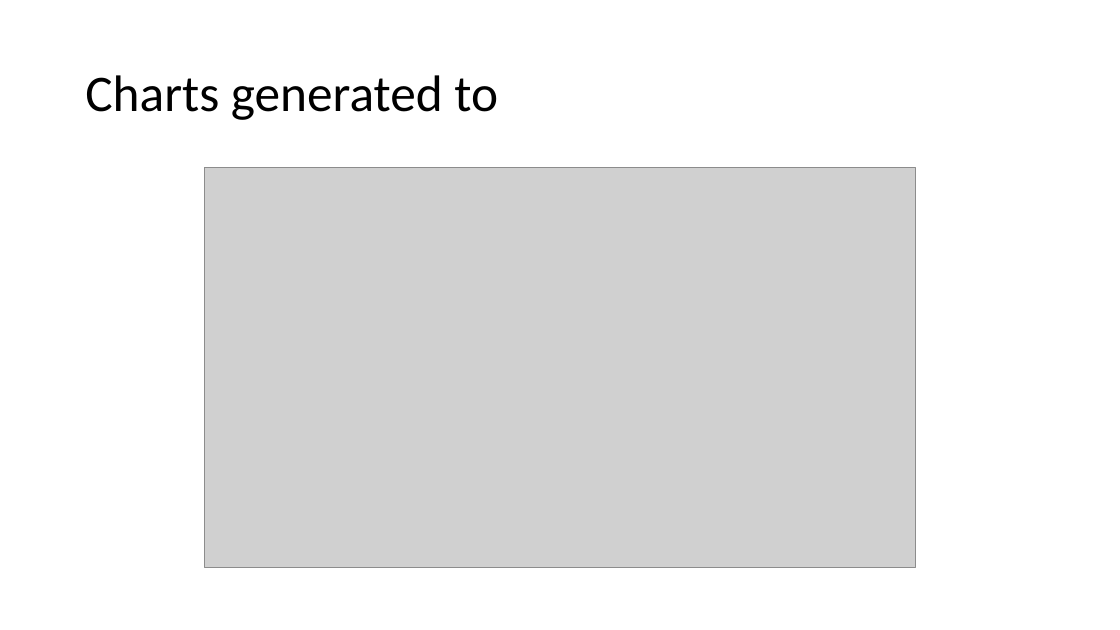
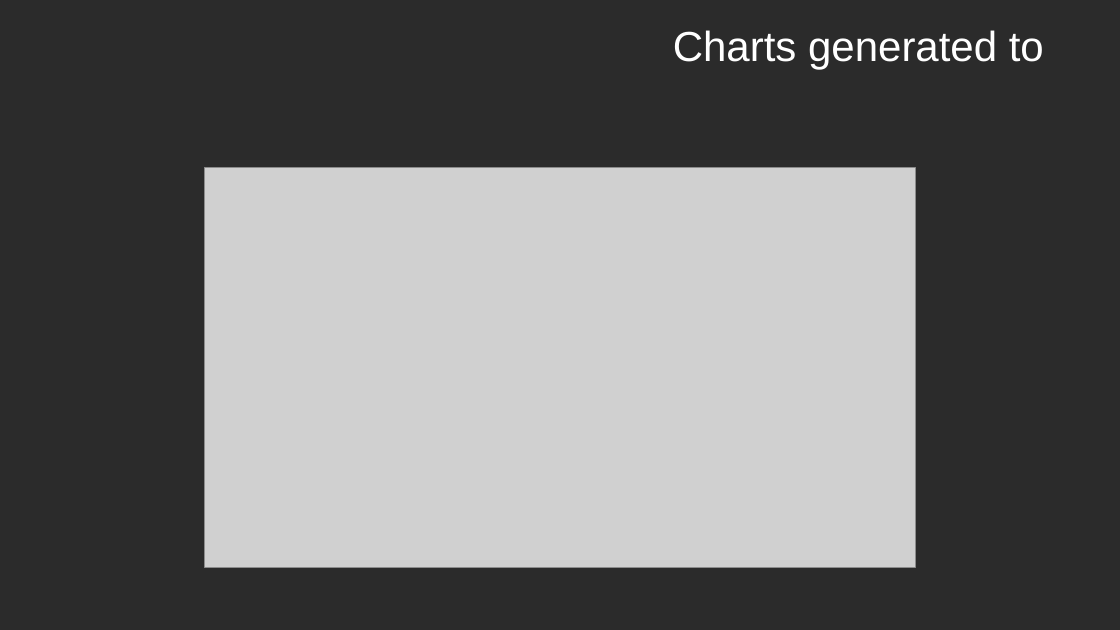
Before and after one commit to ansrali/data422-group-project, a slide deck: slide 10 of Group Project Presentation.pptx (slide 9 before the commit). Drawn at 1120x630 pixels with LibreOffice and Linux fonts; fonts in the diff are those of the drawing; grey boxes stand for pictures; background and template pictures are left out; a plain dark background stands for a picture behind light text. Boxes give left, top, right and bottom in pixels: in the first picture for what was removed or moved away, otherwise in the second. Text is boxed around its words. In the diff, an @@ line names an element or a change of style, - is before the commit and + after.

```diff
--- a/Group Project Presentation.pptx
+++ b/Group Project Presentation.pptx
@@ background #FFFFFF to picture (left out) @@
@@ title "Charts generated to": place and size @@
-title "Charts generated to" at (85,75,498,120)
+title "Charts generated to" at (673,30,1044,69)
@@ title "Charts generated to" at (673,30,1044,69): size 44 to 36 pt, font Calibri to Arial, text colour #000000 to #FFFFFF; alignment left to right; line spacing 0.9 to 1 @@
```
Also in this commit, not shown: 10 other slides changed, 2 slides added, 1 slide removed.
